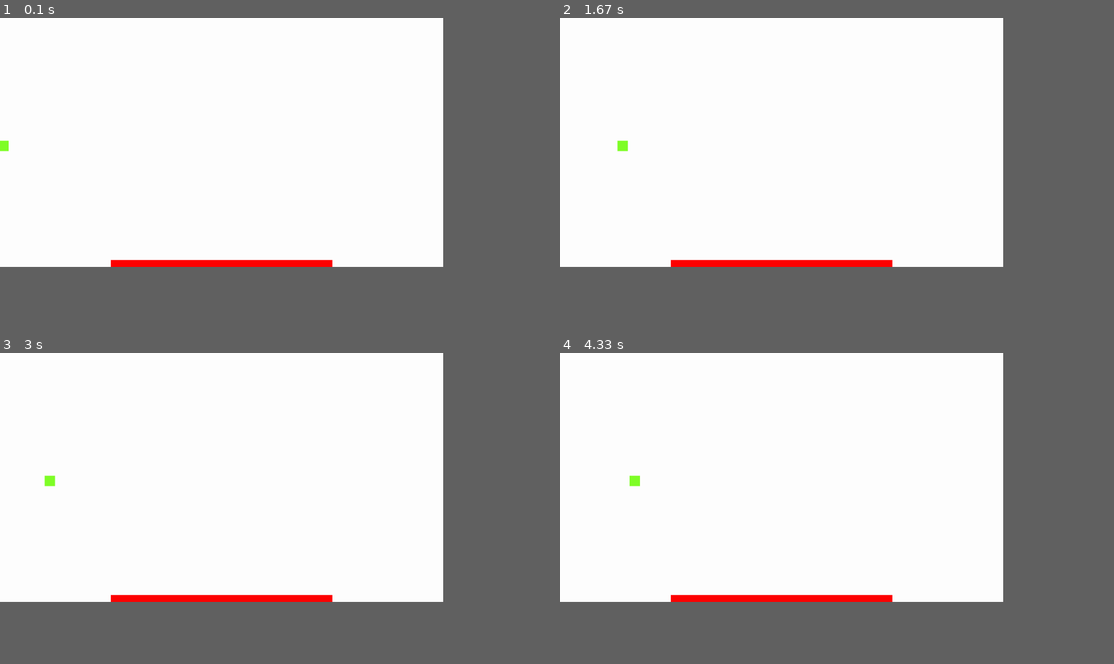
Above: before the commit, frames 1-4 (two rows, left to right).
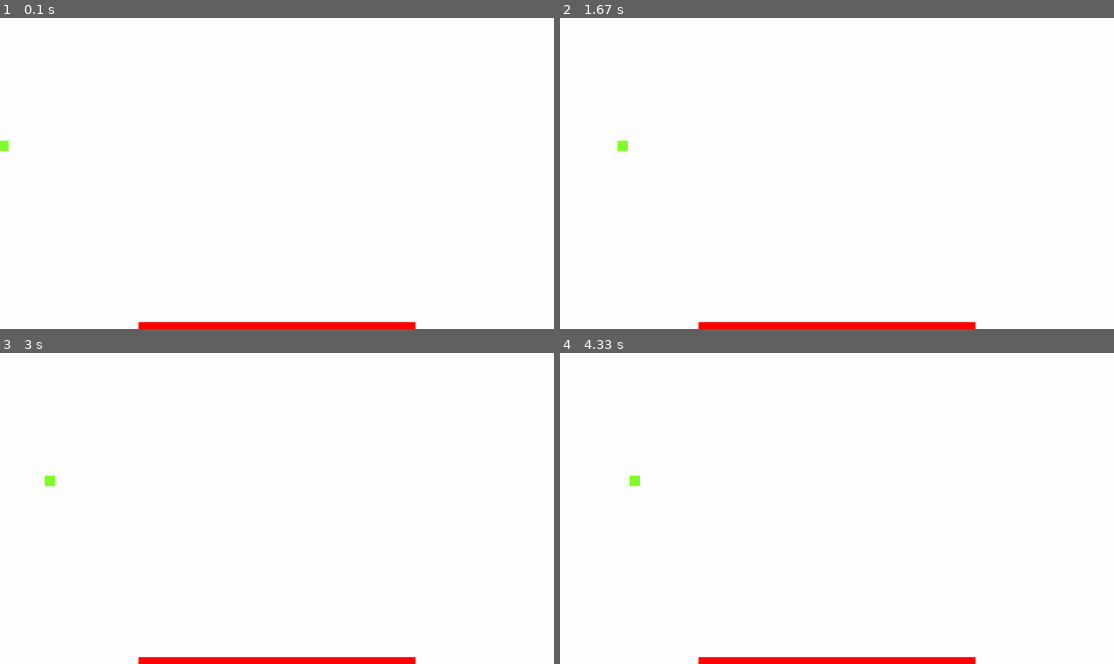
Above: after the commit, the same moments.

Repository: coinmoles/pygame-jam
Game: pygame game, started from main.py
The game is run twice, just before and just after one commit, with the same random seed, the same clock (stepped at 60 frames per second) and the same inputs.
Inputs:
- Up to frame 1 (0.1 s): no input
- Up to frame 2 (1.67 s): hold Right 0.33-0.8 s; hold Right 0.83-1.3 s; hold Left from 1.33 s (still down)
- Up to frame 3 (3 s): release Left at 1.87 s; hold Left 1.9-2.3 s; hold Right 2.33-2.97 s
- Up to frame 4 (4.33 s): hold Left 3-3.47 s; hold Right 3.5-3.97 s; hold Right from 4 s (still down)
The window is 720x405 before the commit and 900x506 after it. Grey fills any space a smaller window leaves; there, only what the larger window draws over its background counts as a difference.

The runs differ from the first frame. In frame 1, 2.1% of the frame differs, in the area x 20-75%, y 77-100%; in frame 2, 2.1%; in frame 3, 2.1%; in frame 4, 2.1%.

Commit message:
screen resize

Diff:
--- a/constants.py
+++ b/constants.py
@@ -2,4 +2,6 @@
 import pygame as pg
 
 SCREEN = get_monitors()[0]
+SCREEN.width = 1600
+SCREEN.height = 900
 FPS = 60
Not shown, added: .gitignore
